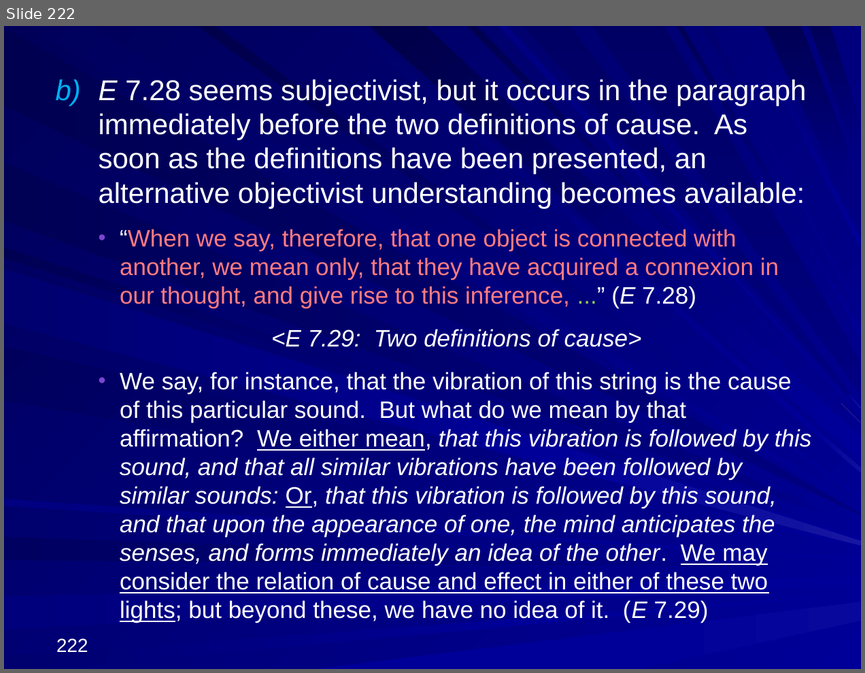
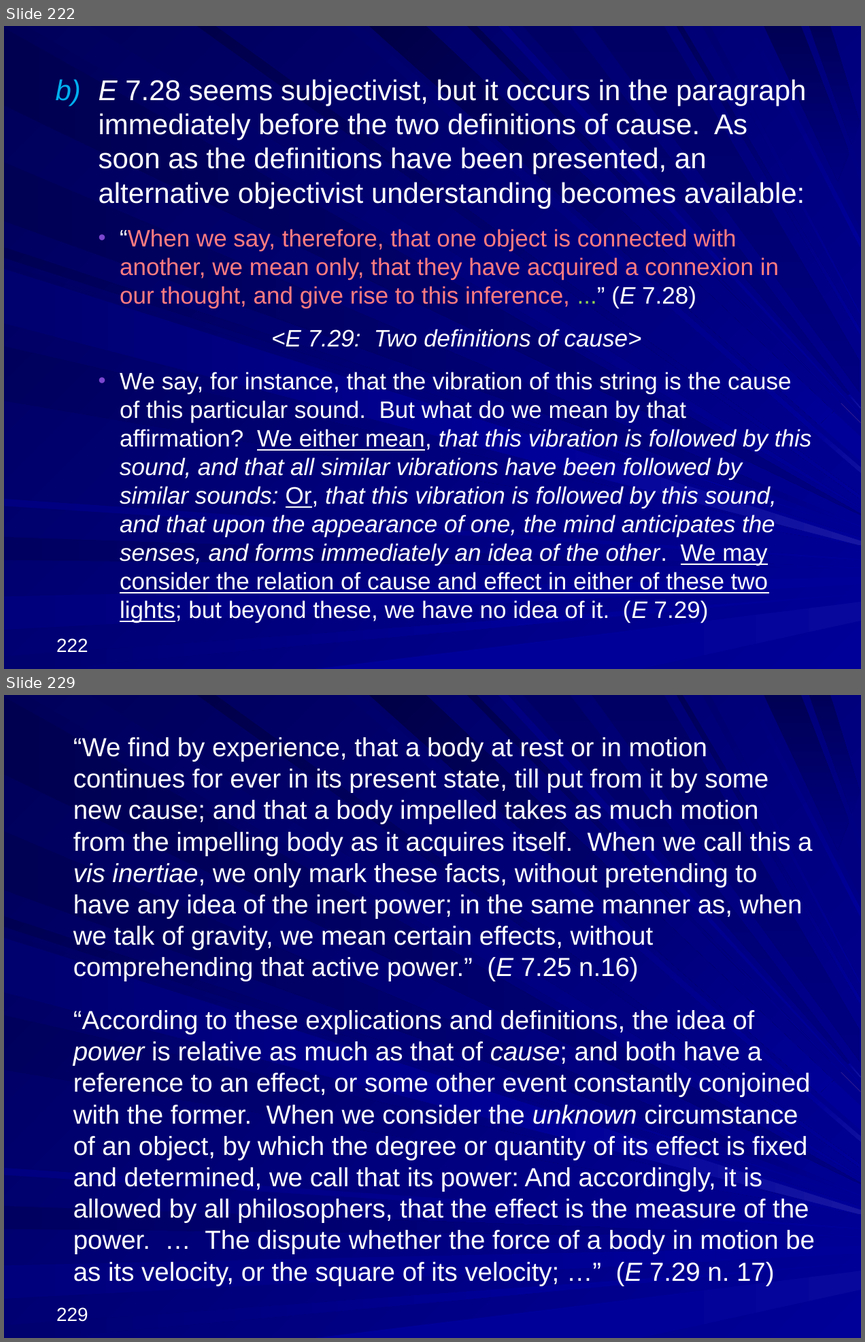
Before and after one commit to englishphilosophy/hume-texts-online, a slide deck: teaching/lectures/2025_Hume_MT_current.pptx. Shown one above the other, each under a label of ours: slide 222 before the commit, slides 222 and 229 after it; the slides between them are not shown. The pictures are 865x673 and 865x1342 pixels, drawn with LibreOffice and Linux fonts; fonts in the diff are those of the drawing. Boxes give left, top, right and bottom in pixels: in the first picture for what was removed or moved away, otherwise in the second. Text is boxed around its words. In the diff, an @@ line names an element or a change of style, - is before the commit and + after.

Commit message:
Adding lecture 6

```diff
--- a/teaching/lectures/2025_Hume_MT_current.pptx
+++ b/teaching/lectures/2025_Hume_MT_current.pptx
@@ slide 229 added at [4,695,861,1338], background gradient #000078 to #000099; not listed: 37 template elements that a slide beside it also shows @@
@@ text added at [73,737,815,1285], 22 pt, text #FFFFFF @@
+“We find by experience, that a body at rest or in motion continues for ever in its present state, till put from it by some new cause; and that a body impelled takes as much motion from the impelling body as it acquires itself. When we call this a vis inertiae, we only mark these facts, without pretending to have any idea of the inert power; in the same manner as, when we talk of gravity, we mean certain effects, without comprehending that active power.” (E 7.25 n.16)
+“According to these explications and definitions, the idea of power is relative as much as that of cause; and both have a reference to an effect, or some other event constantly conjoined with the former. When we consider the unknown circumstance of an object, by which the degree or quantity of its effect is fixed and determined, we call that its power: And accordingly, it is allowed by all philosophers, that the effect is the measure of the power. … The dispute whether the force of a body in motion be as its velocity, or the square of its velocity; …” (E 7.29 n. 17)
@@ page number added at [56,1307,88,1321], 16 pt, text #FFFFFF @@
+229
```
Also in this commit, not shown: 53 other slides added, 2 other files.
